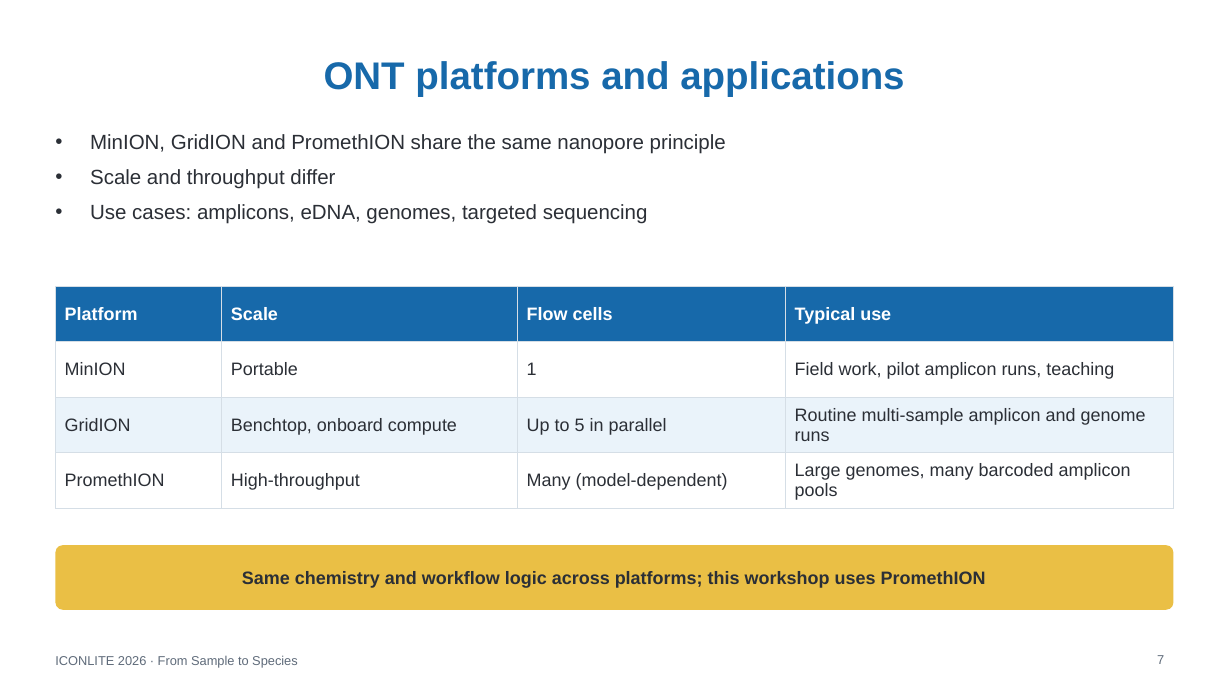
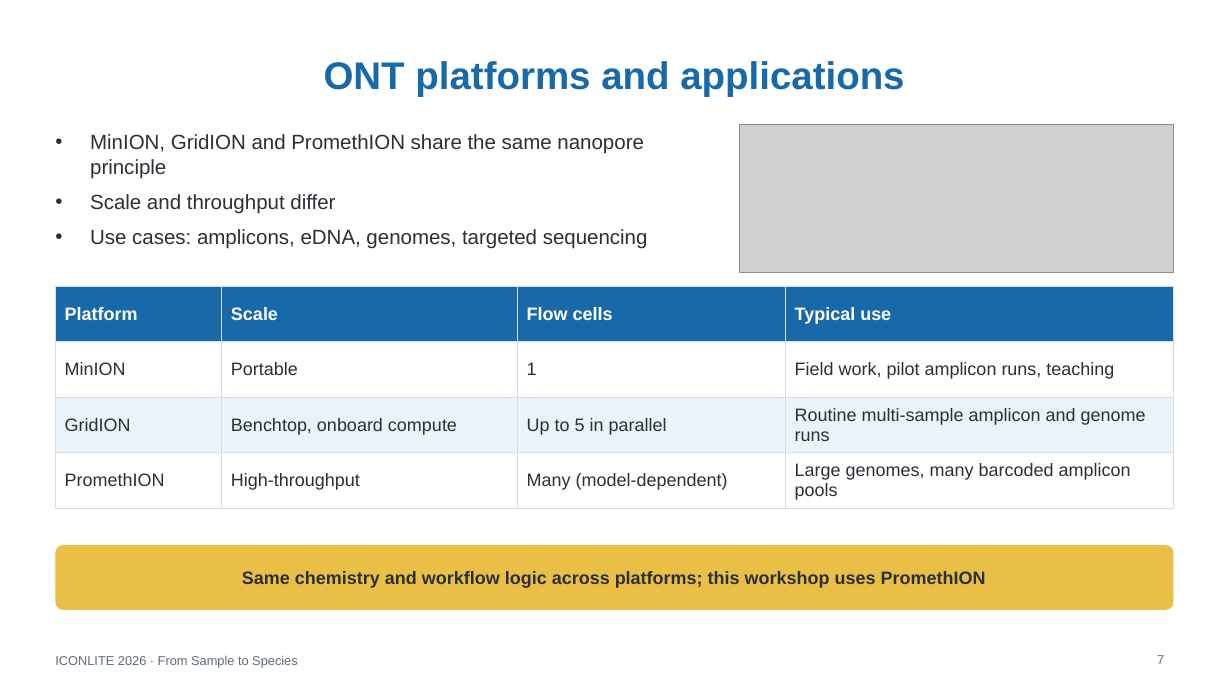
Before and after one commit to WhyAdr/ICONLITE-2026, a slide deck: slide 7 of ICONLITE_ONT_Amplicon_Sequencing_Workshop.pptx. Drawn at 1232x693 pixels with LibreOffice and Linux fonts; fonts in the diff are those of the drawing; grey boxes stand for pictures. Boxes give left, top, right and bottom in pixels: in the first picture for what was removed or moved away, otherwise in the second. Text is boxed around its words. In the diff, an @@ line names an element or a change of style, - is before the commit and + after.

```diff
--- a/ICONLITE_ONT_Amplicon_Sequencing_Workshop.pptx
+++ b/ICONLITE_ONT_Amplicon_Sequencing_Workshop.pptx
@@ text "MinION, GridION and PromethION share ..." rewrapped from bbox=[90, 134, 726, 224] to bbox=[90, 134, 648, 249] @@
@@ picture added at bbox=[739, 125, 1174, 273] @@
```
Also in this commit, not shown: 6 other slides changed, 2 slides added, 2 slides removed, 2 other files.
